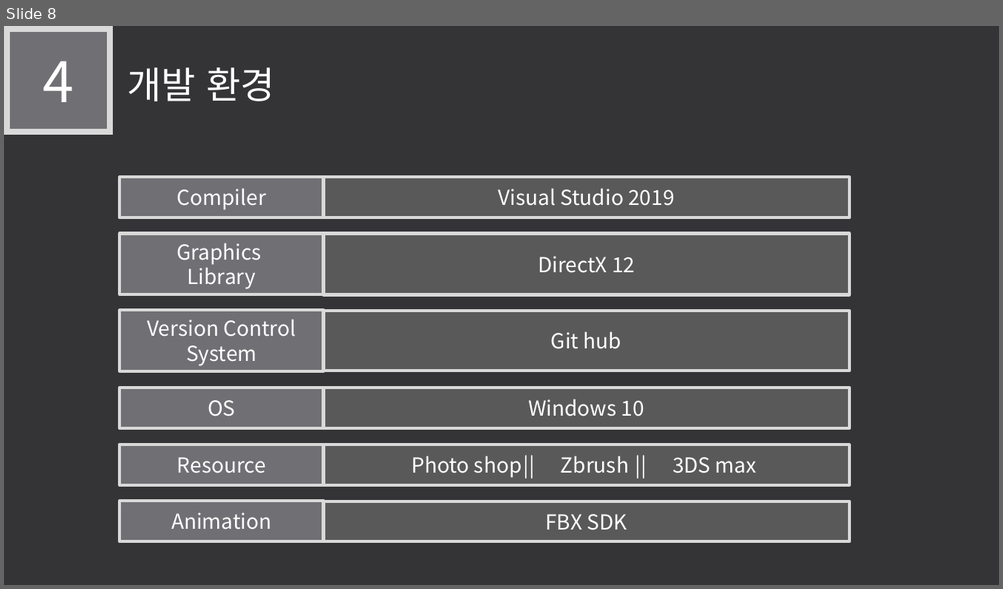
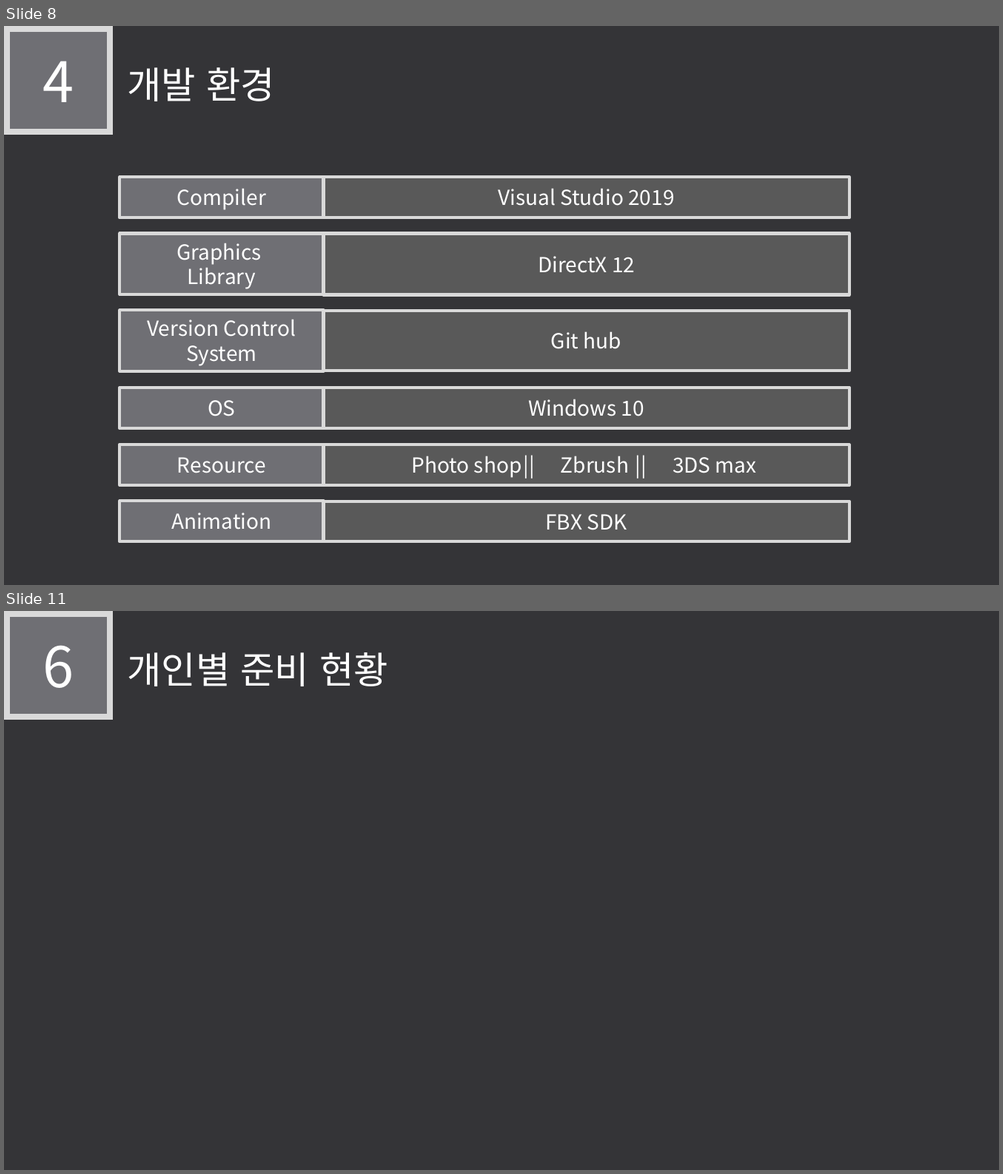
Before and after one commit to LEGO0937/Our_Project, a slide deck: 기획단계/졸작 제안서_α.pptx. Shown one above the other, each under a label of ours: slide 8 before the commit, slides 8 and 11 after it; the slides between them are not shown. The pictures are 1003x589 and 1003x1174 pixels, drawn with LibreOffice and Linux fonts; fonts in the diff are those of the drawing. Boxes give left, top, right and bottom in pixels: in the first picture for what was removed or moved away, otherwise in the second. Text is boxed around its words. In the diff, an @@ line names an element or a change of style, - is before the commit and + after.

```diff
--- a/기획단계/졸작 제안서_α.pptx
+++ b/기획단계/졸작 제안서_α.pptx
@@ slide 11 added at (4, 611, 999, 1170), background #353537 @@
@@ rectangle added at (7, 614, 110, 717), fill #6F6F74, outline #D9D9D9 6 pt, 54 pt, text #FFFFFF @@
+6
@@ text added at (127, 652, 388, 686), 36 pt, text #FFFFFF @@
+개인별 준비 현황
```
Also in this commit, not shown: 5 slides changed, 1 other slide added.
